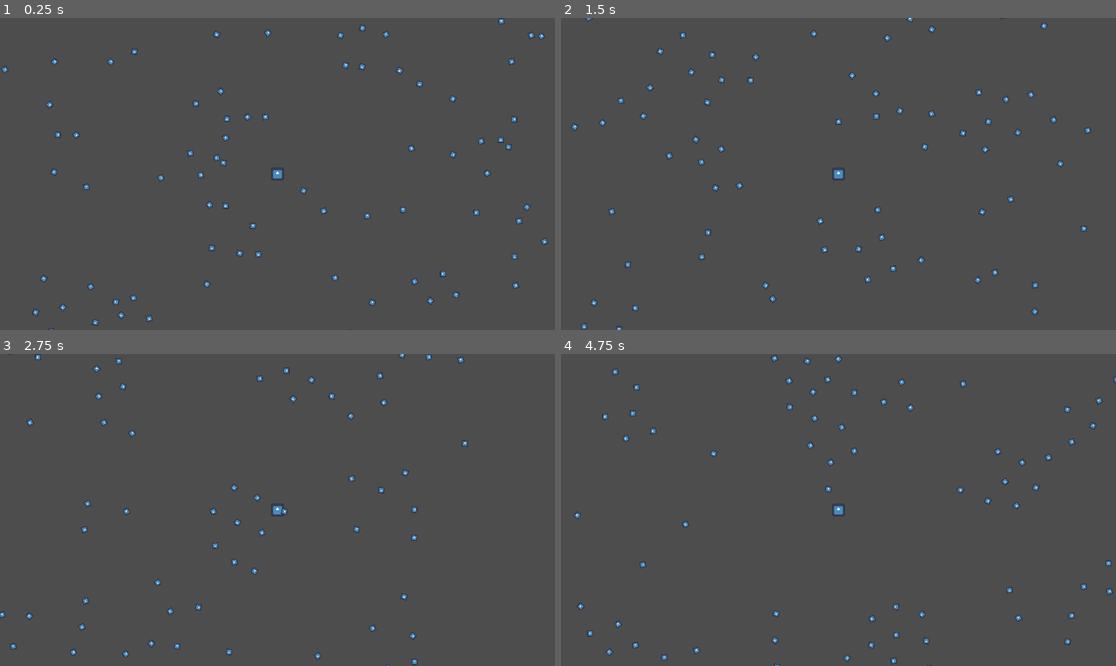
Above: before the commit, frames 1-4 (two rows, left to right).
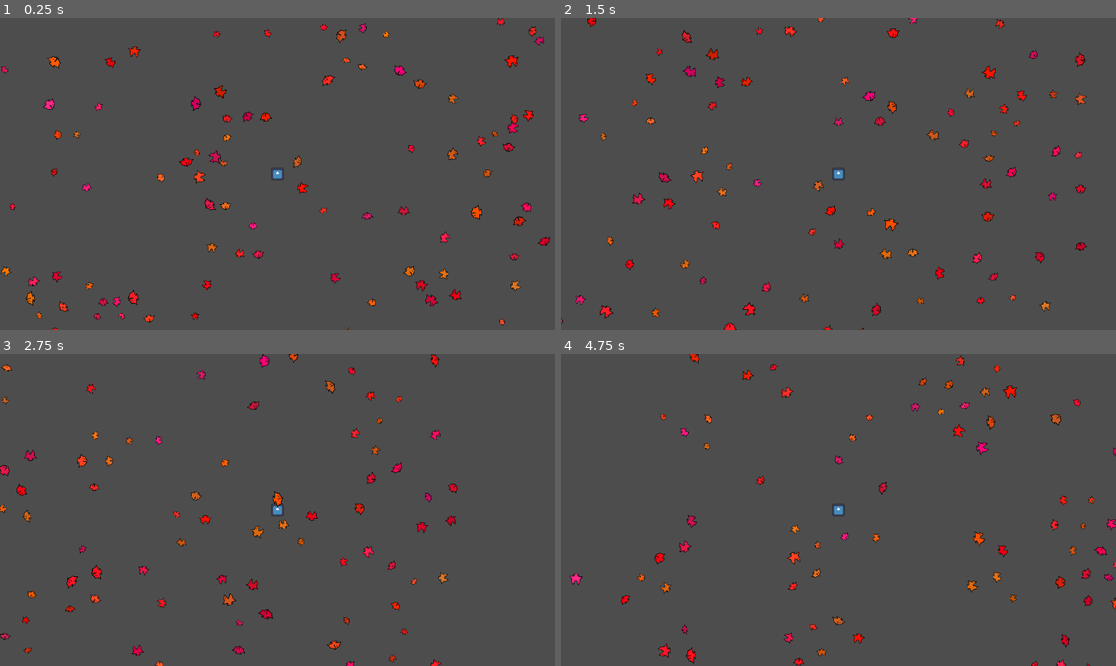
Above: after the commit, the same moments.

Repository: Krapas2/boidslop
Game: Godot game, scene res://scenes/screens/test-scene.tscn
Two runs of this game, one before a commit and one after it. Both use one fixed random seed, a clock stepped at 60 frames per second and the inputs below. The engine's default icon, where the game draws it, is replaced by a stand-in: a white triangle on a blue panel in a dark square.
Inputs:
- Up to frame 1 (0.25 s): no input
- Up to frame 2 (1.5 s): hold D (walk_right) 0.53-1.28 s; hold S (walk_down) from 1.28 s (still down)
- Up to frame 3 (2.75 s): release S (walk_down) at 2.03 s; hold D (walk_right) from 2.03 s (still down)
- Up to frame 4 (4.75 s): release D (walk_right) at 2.78 s; hold W (walk_up) 2.78-3.53 s; hold A (walk_left) from 3.53 s (still down)

The runs differ from the first frame. In frame 1, 3.2% of the frame differs, in the area x 0-100%, y 0-100%; in frame 2, 3.7%, in the area x 0-96%, y 0-100%; in frame 3, 3.3%; in frame 4, 3.3%.

Commit message:
boid fish visual

Diff:
--- a/scenes/objects/boid.tscn
+++ b/scenes/objects/boid.tscn
@@ -1,22 +1,98 @@
-[gd_scene load_steps=9 format=3 uid="uid://cw80rud4gnng3"]
+[gd_scene load_steps=20 format=3 uid="uid://cw80rud4gnng3"]
 
-[ext_resource type="Texture2D" uid="uid://copgn73blnket" path="res://sprites/icon.svg" id="1_bp83j"]
+[ext_resource type="Texture2D" uid="uid://6wonyd1p2a8m" path="res://sprites/fish/fish1-spritesheet.png" id="1_ny18s"]
+[ext_resource type="Script" uid="uid://bieidrc2wf6c5" path="res://scripts/game/randomization/randomize-animation-start.gd" id="2_acsp6"]
 [ext_resource type="Script" uid="uid://dplu3s6lm2ywv" path="res://scripts/game/boid/movement/boid-movement-manager.gd" id="2_qy03a"]
 [ext_resource type="Script" uid="uid://cuun88qfb41fr" path="res://scripts/game/square-bounds.gd" id="3_mp35r"]
 [ext_resource type="Script" uid="uid://bmhvb88dkxmnk" path="res://scripts/game/boid/movement/boid-alignment.gd" id="3_ny18s"]
+[ext_resource type="Script" uid="uid://ckspc8tqgd8v5" path="res://scripts/game/randomization/randomize-animation-speed.gd" id="3_x7gc6"]
 [ext_resource type="Script" uid="uid://dkemqu0ujp6aa" path="res://scripts/game/boid/movement/boid-cohesion.gd" id="4_rmqti"]
+[ext_resource type="Script" uid="uid://cefyj1tb5b2tc" path="res://scripts/game/randomization/randomize-sprite-color.gd" id="4_x7gc6"]
 [ext_resource type="Script" uid="uid://clqnrvkncoydx" path="res://scripts/game/boid/movement/boid-separation.gd" id="5_o8dcb"]
 [ext_resource type="Script" uid="uid://cjdac54qa2tx8" path="res://scripts/game/misc/point-forward.gd" id="7_acsp6"]
+[ext_resource type="Script" uid="uid://d3oxkpyb38ewl" path="res://scripts/game/randomization/randomize-rigidbody-scale.gd" id="10_acsp6"]
+
+[sub_resource type="AtlasTexture" id="AtlasTexture_x7gc6"]
+atlas = ExtResource("1_ny18s")
+region = Rect2(0, 0, 198, 154)
+
+[sub_resource type="AtlasTexture" id="AtlasTexture_ytk2o"]
+atlas = ExtResource("1_ny18s")
+region = Rect2(198, 0, 198, 154)
+
+[sub_resource type="AtlasTexture" id="AtlasTexture_1ntvn"]
+atlas = ExtResource("1_ny18s")
+region = Rect2(396, 0, 198, 154)
+
+[sub_resource type="AtlasTexture" id="AtlasTexture_vebrs"]
+atlas = ExtResource("1_ny18s")
+region = Rect2(594, 0, 198, 154)
+
+[sub_resource type="AtlasTexture" id="AtlasTexture_2degq"]
+atlas = ExtResource("1_ny18s")
+region = Rect2(792, 0, 198, 154)
+
+[sub_resource type="AtlasTexture" id="AtlasTexture_r1f8l"]
+atlas = ExtResource("1_ny18s")
+region = Rect2(990, 0, 198, 154)
+
+[sub_resource type="SpriteFrames" id="SpriteFrames_vebrs"]
+resource_local_to_scene = true
+animations = [{
+"frames": [{
+"duration": 1.0,
+"texture": SubResource("AtlasTexture_x7gc6")
+}, {
+"duration": 1.0,
+"texture": SubResource("AtlasTexture_ytk2o")
+}, {
+"duration": 1.0,
+"texture": SubResource("AtlasTexture_1ntvn")
+}, {
+"duration": 1.0,
+"texture": SubResource("AtlasTexture_vebrs")
+}, {
+"duration": 1.0,
+"texture": SubResource("AtlasTexture_2degq")
+}, {
+"duration": 1.0,
+"texture": SubResource("AtlasTexture_r1f8l")
+}],
+"loop": true,
+"name": &"default",
+"speed": 12.0
+}]
 
 [sub_resource type="CircleShape2D" id="CircleShape2D_4n1no"]
-radius = 5.0
+radius = 7.9
 
 [node name="Boid" type="RigidBody2D" groups=["boid"]]
 gravity_scale = 0.0
 
-[node name="Sprite2D" type="Sprite2D" parent="."]
-scale = Vector2(0.1, 0.1)
-texture = ExtResource("1_bp83j")
+[node name="AnimatedSprite2D" type="AnimatedSprite2D" parent="."]
+scale = Vector2(0.12, 0.12)
+sprite_frames = SubResource("SpriteFrames_vebrs")
+autoplay = "default"
+frame = 5
+frame_progress = 0.8726849
+
+[node name="RandomizeAnimationStart" type="Node" parent="AnimatedSprite2D"]
+script = ExtResource("2_acsp6")
+metadata/_custom_type_script = "uid://bieidrc2wf6c5"
+
+[node name="RandomizeAnimationSpeed" type="Node" parent="AnimatedSprite2D"]
+script = ExtResource("3_x7gc6")
+min_speed = 0.5
+max_speed = 1.5
+metadata/_custom_type_script = "uid://ckspc8tqgd8v5"
+
+[node name="RandomizeSpriteColor" type="Node" parent="AnimatedSprite2D"]
+script = ExtResource("4_x7gc6")
+base_color = Color(0.93, 0.074399985, 0.074399985, 1)
+hue_shift_range = 0.08
+saturation_range = 0.1
+value_range = 0.15
+metadata/_custom_type_script = "uid://cefyj1tb5b2tc"
 
 [node name="CollisionShape2D" type="CollisionShape2D" parent="."]
 shape = SubResource("CircleShape2D_4n1no")
@@ -54,3 +130,9 @@
 script = ExtResource("3_mp35r")
 bounds = Rect2(-700, -700, 1400, 1400)
 metadata/_custom_type_script = "uid://cuun88qfb41fr"
+
+[node name="RandomizeRigidbodyScale" type="Node" parent="."]
+script = ExtResource("10_acsp6")
+min_scale = 1.5
+max_scale = 0.75
+metadata/_custom_type_script = "uid://d3oxkpyb38ewl"
--- a/scenes/screens/test-scene.tscn
+++ b/scenes/screens/test-scene.tscn
@@ -17,7 +17,7 @@
 boid_scene = ExtResource("2_cgxnh")
 flock_manager = NodePath("../BoidFlockManager")
 bounds = Rect2(-700, -700, 1400, 1400)
-count = 200
+count = 250
 
 [node name="PlayerBody" parent="." instance=ExtResource("4_p7rwu")]
 
--- /dev/null
+++ b/scripts/game/randomization/randomize-animation-speed.gd
@@ -0,0 +1,9 @@
+extends Node
+class_name RandomizeAnimationSpeed
+
+@export var min_speed: float
+@export var max_speed: float
+@onready var sprite: AnimatedSprite2D = get_parent()
+
+func _ready():
+	sprite.speed_scale = randf_range(min_speed, max_speed)
--- /dev/null
+++ b/scripts/game/randomization/randomize-animation-start.gd
@@ -0,0 +1,8 @@
+extends Node
+class_name RandomizeAnimationStart
+
+@onready var sprite: AnimatedSprite2D = get_parent()
+
+func _ready():
+	sprite.play()
+	sprite.frame = randi() % sprite.sprite_frames.get_frame_count(sprite.animation)
--- /dev/null
+++ b/scripts/game/randomization/randomize-rigidbody-scale.gd
@@ -0,0 +1,15 @@
+extends Node
+class_name RandomizeRigidbodyScale
+
+@export var min_scale: float
+@export var max_scale: float
+@onready var parent: Node2D = get_parent()
+
+func _ready():
+	call_deferred("_apply_scale")
+
+func _apply_scale():
+	var random_scale: float = randf_range(min_scale, max_scale)
+	for child in parent.get_children():
+		if child is Node2D:
+			child.scale *= Vector2.ONE * random_scale
--- /dev/null
+++ b/scripts/game/randomization/randomize-sprite-color.gd
@@ -0,0 +1,36 @@
+extends Node
+class_name RandomizeSpriteColor
+
+@export_color_no_alpha var base_color: Color
+@export var hue_shift_range: float
+@export var saturation_range: float
+@export var value_range: float
+@export var apply_to_children: bool = false
+
+@onready var parent: Node = get_parent()
+
+func _ready():
+	if !(parent is Sprite2D or parent is AnimatedSprite2D):
+		push_error("color randomization needs to be applied to sprite or animatedsprite")
+
+	_apply_color()
+
+func _apply_color():
+	var color_modulation := _get_random_color()
+
+	parent.modulate = color_modulation
+
+func _get_random_color() -> Color:
+	var hue_shift := randf_range(-hue_shift_range, hue_shift_range)
+	var sat_mult := randf_range(-saturation_range, saturation_range)
+	var val_mult := randf_range(-value_range, value_range)
+
+	var hsv_color := Color.from_hsv(
+		fmod(base_color.h + hue_shift, 1.0),
+		clamp(base_color.s + sat_mult, 0.0, 1.0),
+		clamp(base_color.v + val_mult, 0.0, 1.0),
+		base_color.a
+	)
+	print("madeit ", hue_shift)
+
+	return hsv_color
Not shown, added: scripts/game/randomization/randomize-animation-speed.gd.uid
Not shown, added: scripts/game/randomization/randomize-animation-start.gd.uid
Not shown, added: scripts/game/randomization/randomize-rigidbody-scale.gd.uid
Not shown, added: scripts/game/randomization/randomize-sprite-color.gd.uid
Binary file added: sprites/fish/fish1-spritesheet.png
Not shown, added: sprites/fish/fish1-spritesheet.png.import
